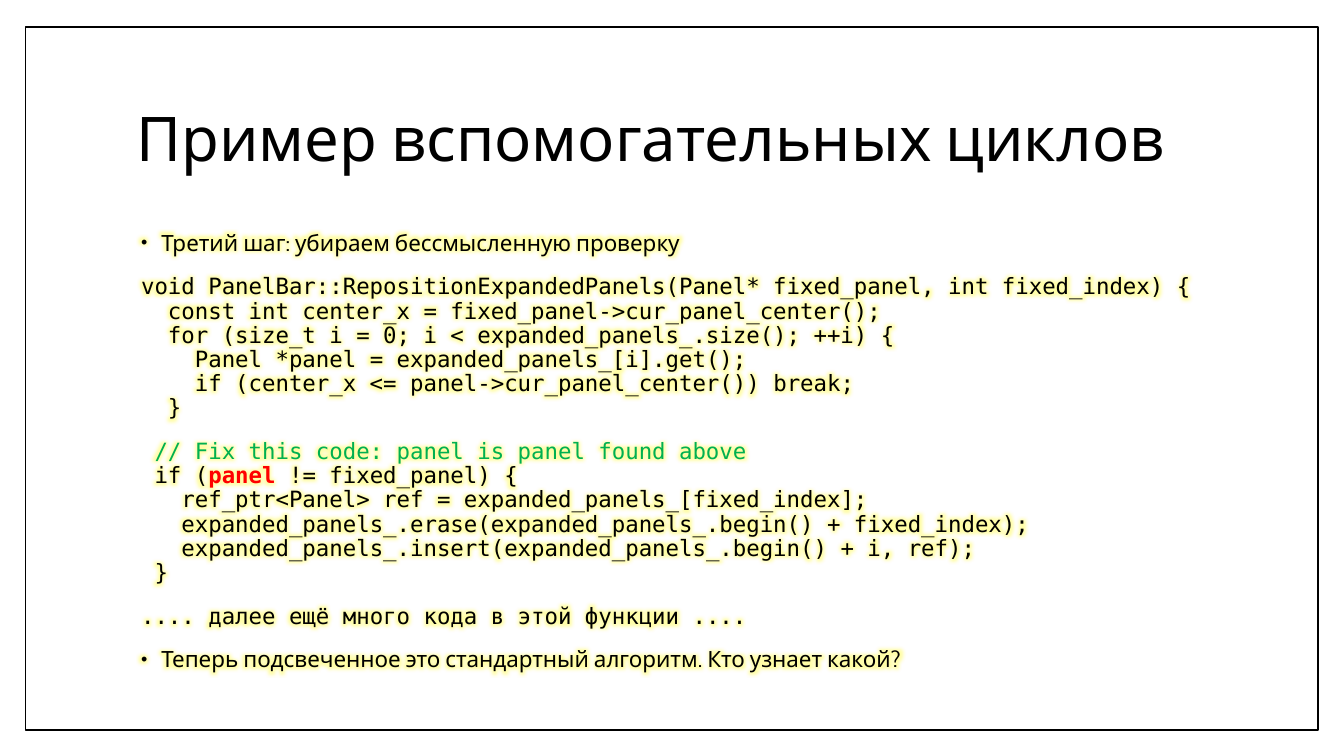
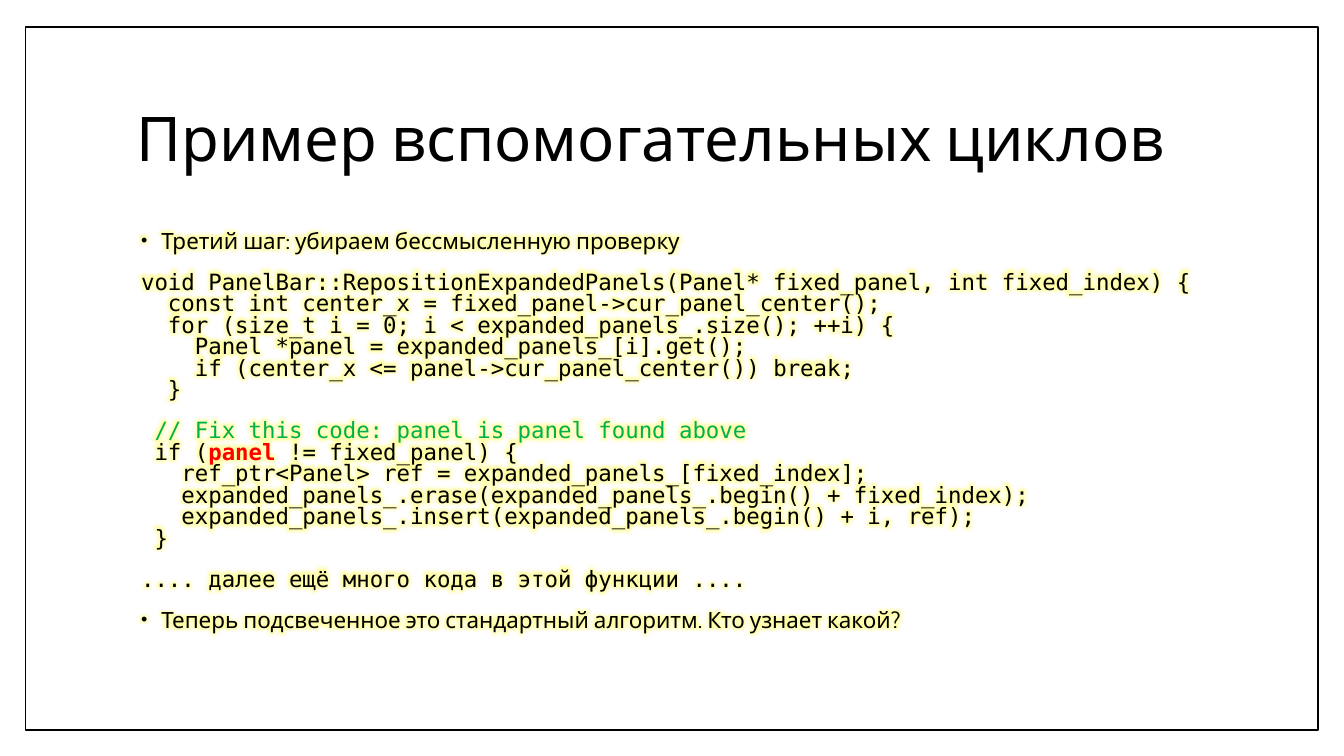
Before and after one commit to MIPT-ILab/cpp-lects-rus, a slide deck: slide 35 of slides/sep2017/16-algorithms.pptx. Drawn at 1344x756 pixels with LibreOffice and Linux fonts; fonts in the diff are those of the drawing. Boxes give left, top, right and bottom in pixels: in the first picture for what was removed or moved away, otherwise in the second. Text is boxed around its words. In the diff, an @@ line names an element or a change of style, - is before the commit and + after.

```diff
--- a/slides/sep2017/16-algorithms.pptx
+++ b/slides/sep2017/16-algorithms.pptx
@@ text "Третий шаг: убираем бессмысленную проверку" at bbox=[141, 228, 1163, 634]: line spacing 0.9 to 0.8 @@
```
Also in this commit, not shown: 12 other slides changed, 8 other files.
